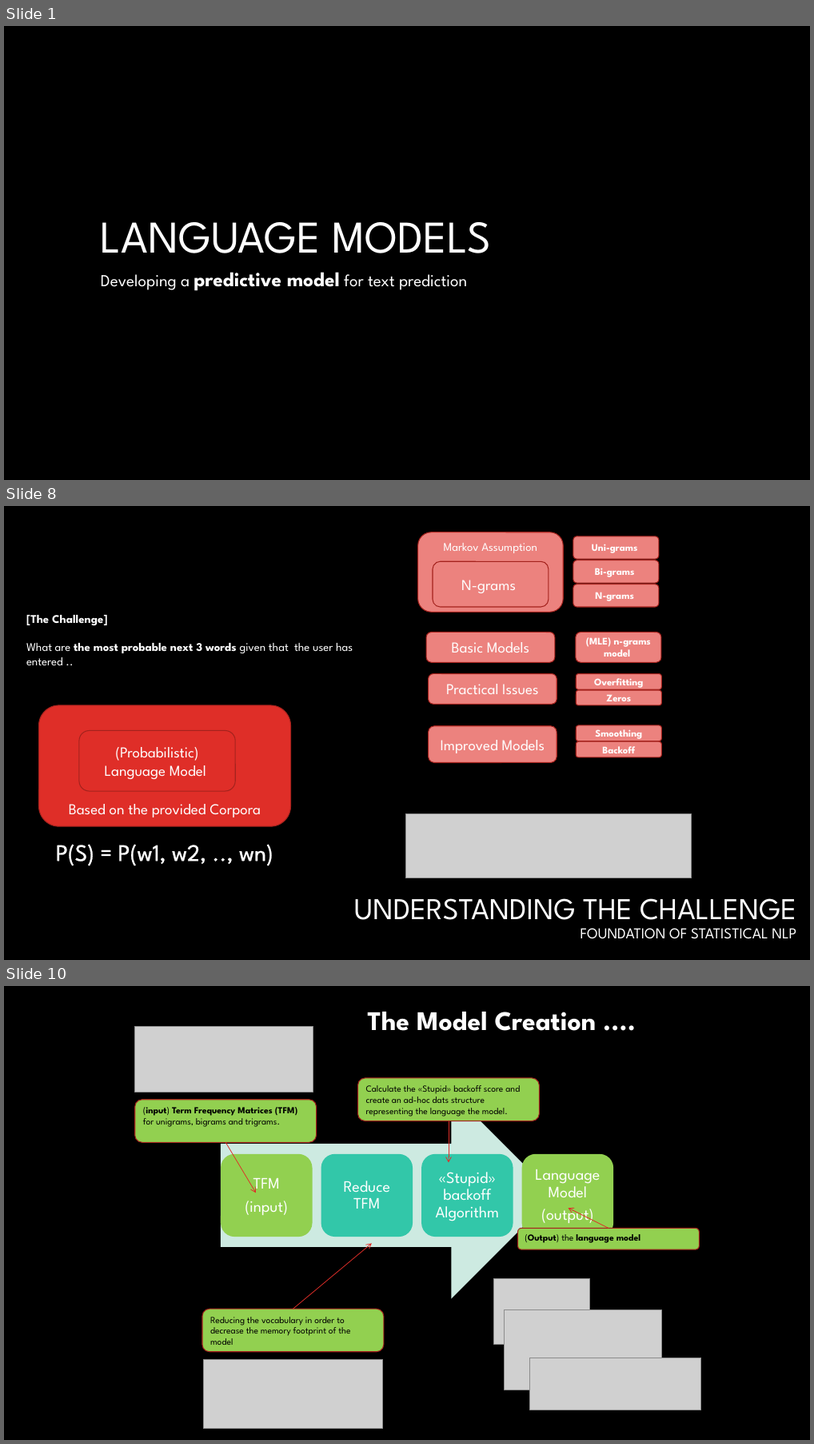
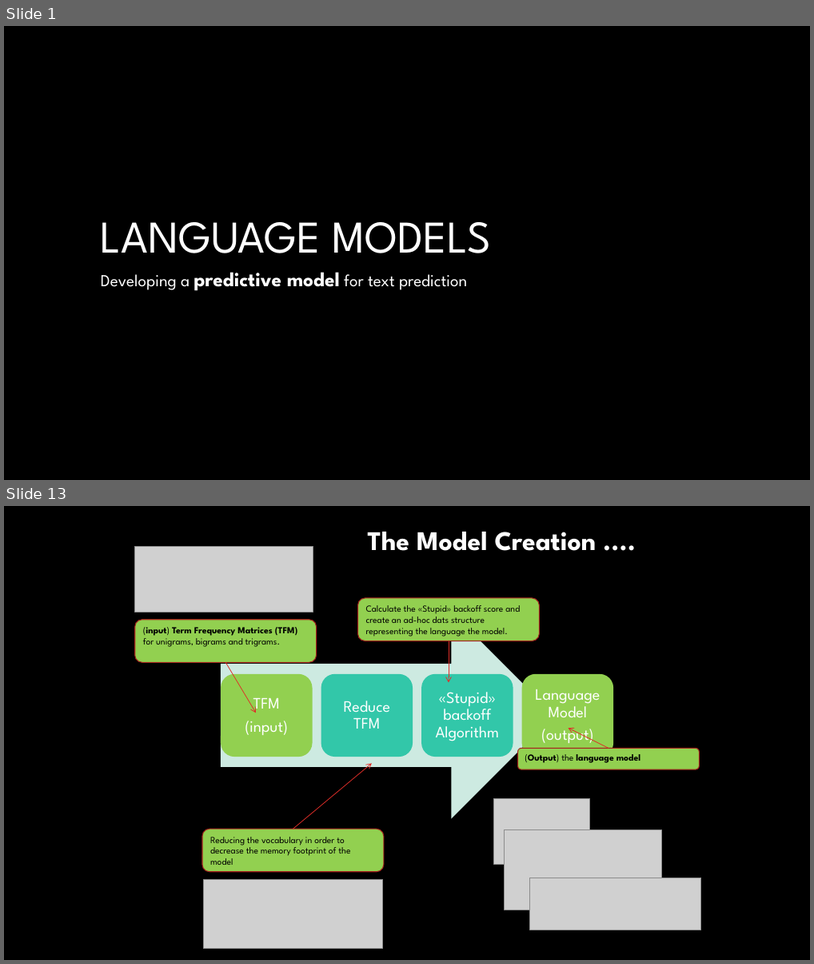
Before and after one commit to pparacch/CapstoneProjectDataScienceSpecialization, a slide deck: notes/meetUp_case_textPrediction.pptx. Shown one above the other, each under a label of ours: slides 1, 8 and 10 before the commit, slides 1 and 13 after it; the slides between them are not shown. The pictures are 814x1444 and 814x964 pixels, drawn with LibreOffice and Linux fonts; fonts in the diff are those of the drawing; grey boxes stand for pictures; background and template pictures are left out. Boxes give left, top, right and bottom in pixels: in the first picture for what was removed or moved away, otherwise in the second. Text is boxed around its words. In the diff, an @@ line names an element or a change of style, - is before the commit and + after.

```diff
--- a/notes/meetUp_case_textPrediction.pptx
+++ b/notes/meetUp_case_textPrediction.pptx
@@ slide 8 removed at (4, 506, 810, 960), background #000000 @@
@@ group removed at (418, 532, 660, 612): 5 rounded rectangles @@
-Markov Assumption
-N-grams
-Uni-grams
-Bi-grams
-N-grams
@@ text removed at (26, 615, 353, 665) @@
-[The Challenge]
-What are the most probable next 3 words given that the user has entered ..
@@ rounded rectangle removed at (427, 632, 555, 662) @@
-Basic Models
@@ rounded rectangle removed at (576, 632, 662, 662) @@
-(MLE) n-grams
-model
@@ rounded rectangle removed at (429, 673, 557, 704) @@
-Practical Issues
@@ rounded rectangle removed at (576, 673, 662, 689) @@
-Overfitting
@@ rounded rectangle removed at (576, 690, 662, 705) @@
-Zeros
@@ rounded rectangle removed at (39, 705, 291, 826) @@
-Based on the provided Corpora
@@ rounded rectangle removed at (79, 731, 235, 791) @@
-(Probabilistic)
-Language Model
@@ rounded rectangle removed at (429, 725, 557, 763) @@
-Improved Models
@@ rounded rectangle removed at (576, 725, 662, 740) @@
-Smoothing
@@ rounded rectangle removed at (576, 741, 662, 757) @@
-Backoff
@@ picture removed at (406, 813, 692, 877) @@
@@ text removed at (56, 844, 274, 866) @@
-P(S) = P(w1, w2, .., wn)
@@ title removed at (354, 898, 797, 939) @@
-UNDERSTANDING THE CHALLENGE
-FOUNDATION OF STATISTICAL NLP
@@ what was slide 10 is now slide 13 @@
```
Also in this commit, not shown: 6 slides changed, 5 slides added, 1 other slide removed.
